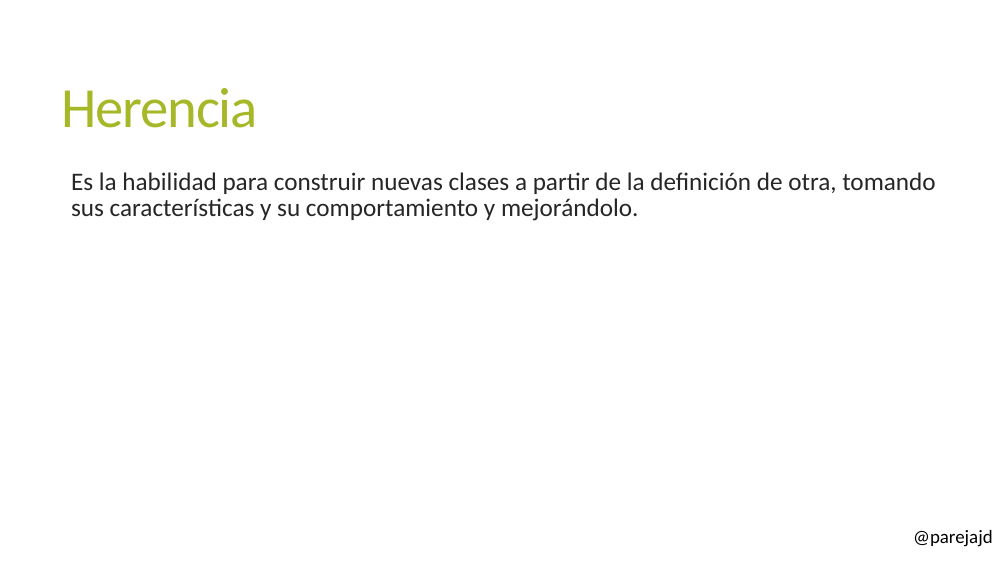
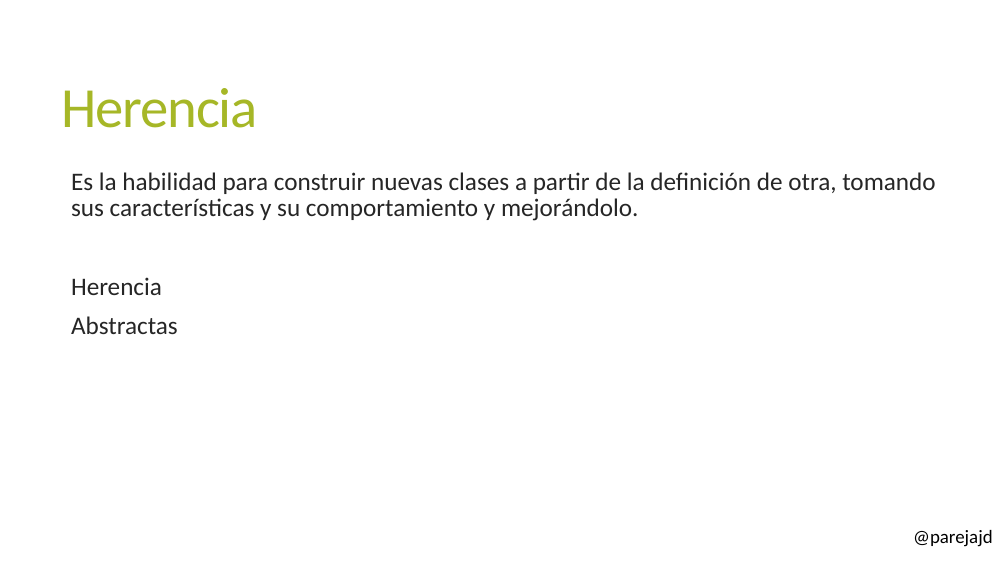
Before and after one commit to parejajd/AprendiendoDotNet, a slide deck: slide 4 of Presentations/3. Paradigma Orientado a Objetos.pptx. Drawn at 1008x567 pixels with LibreOffice and Linux fonts; fonts in the diff are those of the drawing; background and template pictures are left out. Boxes give left, top, right and bottom in pixels: in the first picture for what was removed or moved away, otherwise in the second. Text is boxed around its words. In the diff, an @@ line names an element or a change of style, - is before the commit and + after.

```diff
--- a/Presentations/3. Paradigma Orientado a Objetos.pptx
+++ b/Presentations/3. Paradigma Orientado a Objetos.pptx
@@ text at <box>71,277,178,334</box>: paragraphs added @@
+  Herencia
+  Abstractas
```
Also in this commit, not shown: 1 other slide changed, 10 other files.
